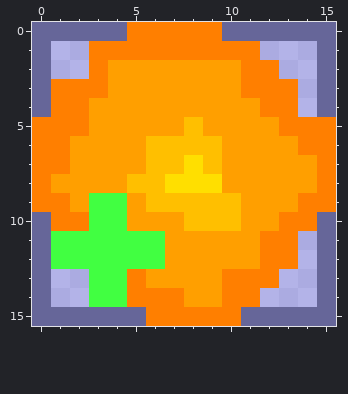
File history of a pixel-art sprite, images/modifiers/fire.png. The picture above is the old version.
The file is 16x16 pixels.
Once edited:
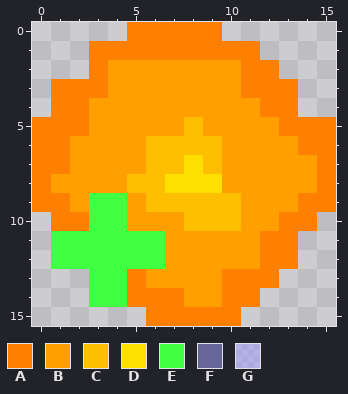
Palette (. is transparent): A #ff7f00  B #ff9f00  C #ffbf00  D #ffdf00  E #41ff41  F #666699  G #9999ff80
Change:
The author cleared colour F in row 0 at x 0 to 4 and 10 to 15; in rows 1 to 4 at x 0 and 15; in rows 10 to 14 at x 0 and 15; in row 15 at x 0 to 5 and 11 to 15.
The author cleared colour G in row 1 at x 1 to 2 and 12 to 14; in row 2 at x 1 to 2 and 13 to 14; in rows 3 to 4 at x 14; in rows 11 to 12 at x 14; in row 13 at x 1 to 2 and 13 to 14; in row 14 at x 1 to 2 and 12 to 14.
